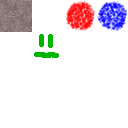
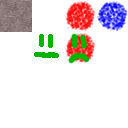
Before/after of a 128 × 128 layered artwork. What changed in the layer stack:
added layer "Layer" above "Background" over [68, 33, 89, 64]
painted on "Background" over [65, 33, 95, 63]
